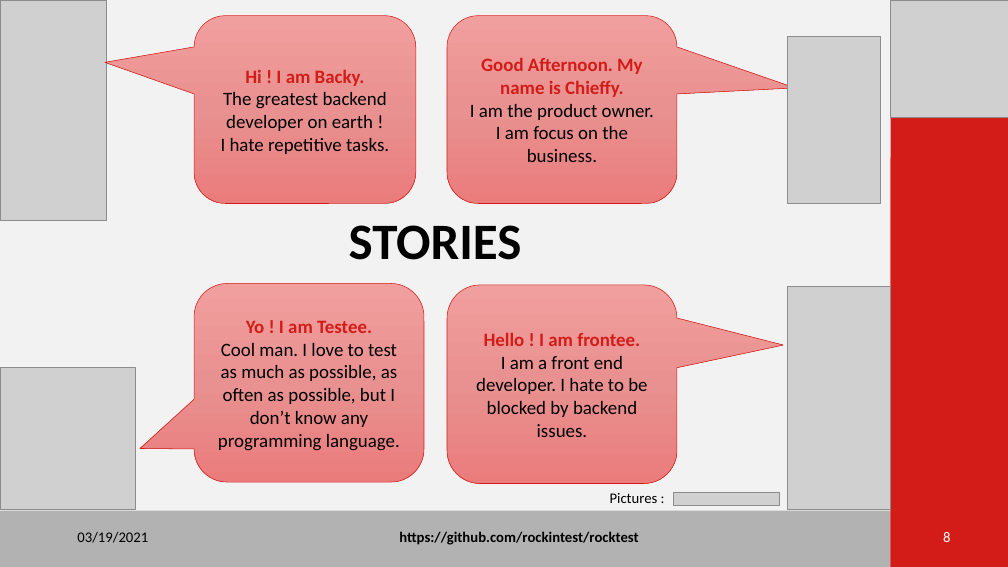
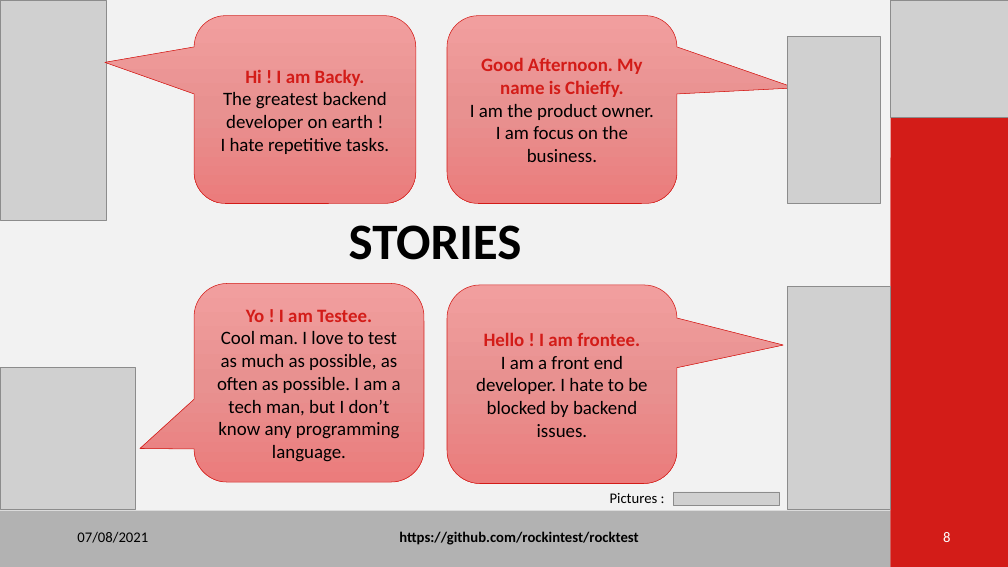
Before and after one commit to rockintest/rocktest-demo, a slide deck: slide 8 of Rock TestV3.pptx. Drawn at 1008x567 pixels with LibreOffice and Linux fonts; fonts in the diff are those of the drawing; grey boxes stand for pictures. Boxes give left, top, right and bottom in pixels: in the first picture for what was removed or moved away, otherwise in the second. Text is boxed around its words. In the diff, an @@ line names an element or a change of style, - is before the commit and + after.

```diff
--- a/Rock TestV3.pptx
+++ b/Rock TestV3.pptx
@@ text in rounded speech box at [217, 331, 401, 462]: text changed @@
-Cool man. I love to test as much as possible, as often as possible, but I don’t know any programming language.
+Cool man. I love to test as much as possible, as often as possible. I am a tech man, but I don’t know any programming language.
@@ text at [77, 532, 148, 543]: text changed @@
-03/19/2021
+07/08/2021
```
Also in this commit, not shown: 16 other slides changed, 13 other files.
